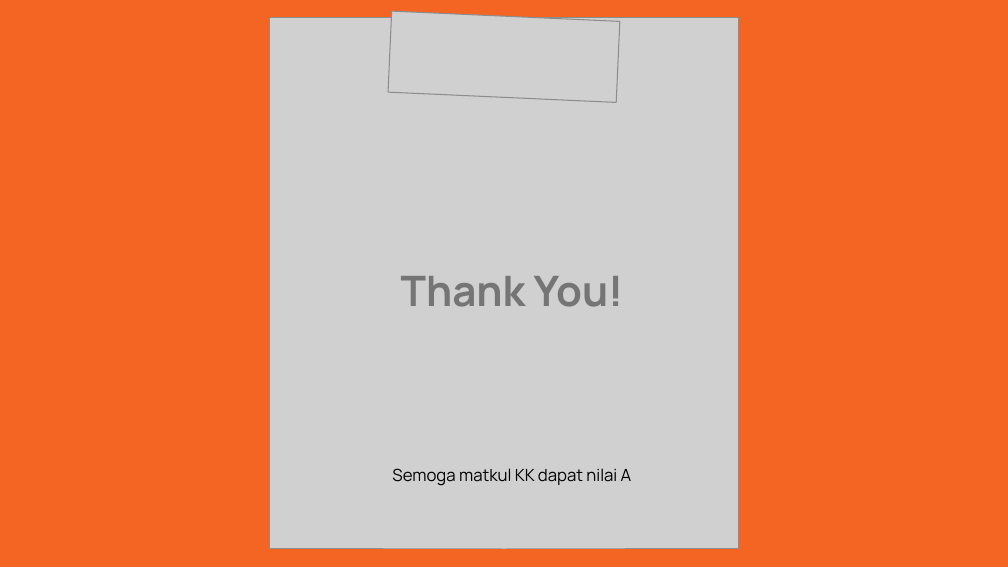
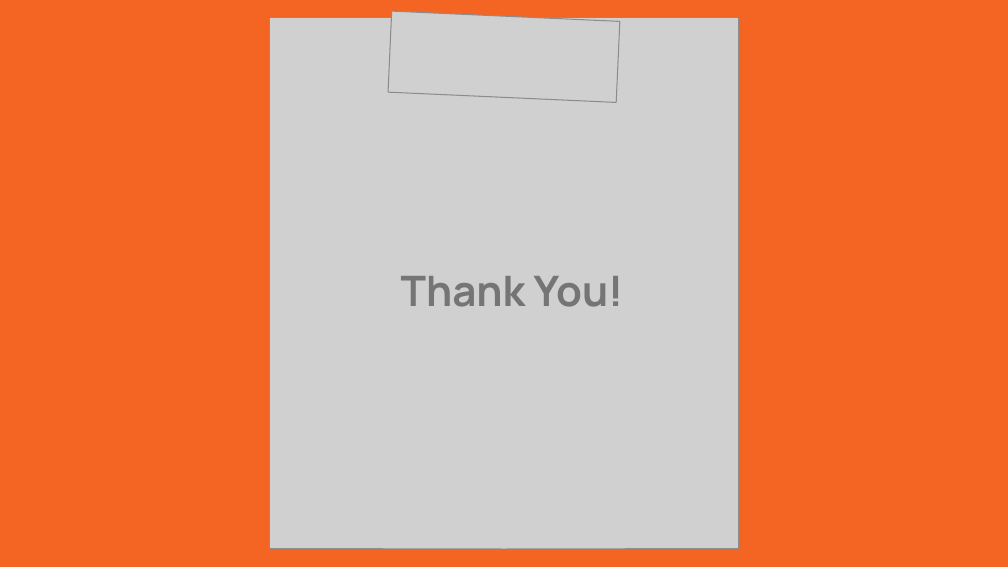
Before and after one commit to vierifath/TugasKK_B_Kelompok2, a slide deck: slide 22 of TugasMingguKe-4/decisiontree.ppt.pptx (slide 27 before the commit). Drawn at 1008x567 pixels with LibreOffice and Linux fonts; fonts in the diff are those of the drawing; grey boxes stand for pictures. Boxes give left, top, right and bottom in pixels: in the first picture for what was removed or moved away, otherwise in the second. Text is boxed around its words. In the diff, an @@ line names an element or a change of style, - is before the commit and + after.

```diff
--- a/TugasMingguKe-4/decisiontree.ppt.pptx
+++ b/TugasMingguKe-4/decisiontree.ppt.pptx
@@ text removed at [392,468,632,486] @@
-Semoga matkul KK dapat nilai A
```
Also in this commit, not shown: 18 other slides changed, 1 slide added, 6 slides removed.
